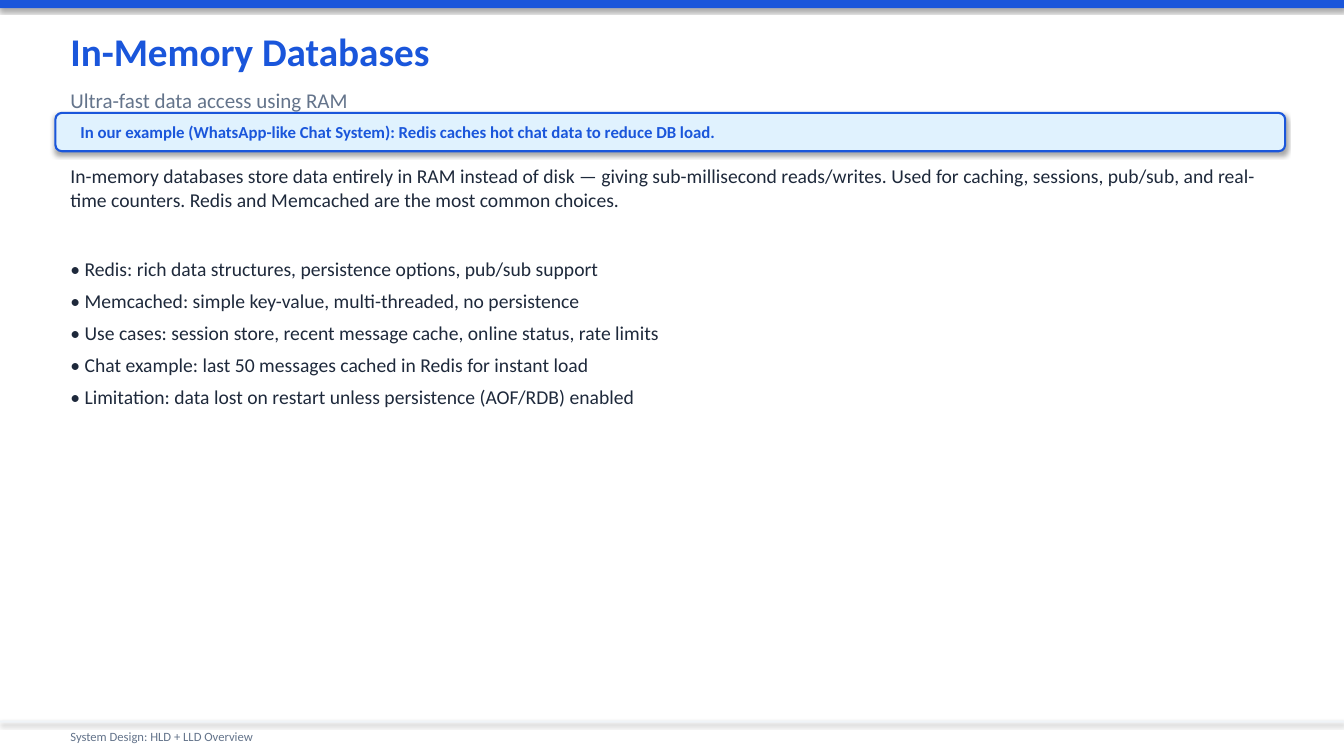
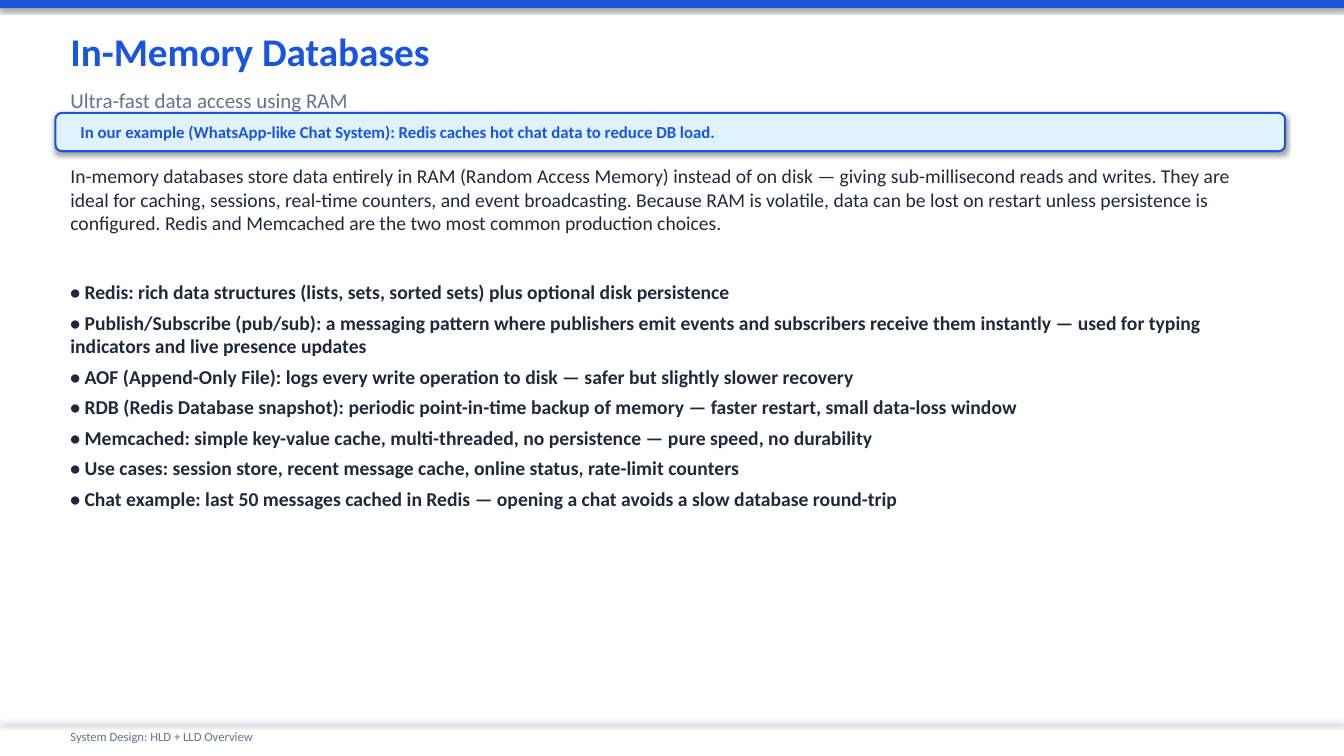
Before and after one commit to sniper1611/mainwebsite, a slide deck: slide 16 of System_Design_Presentation.pptx (slide 14 before the commit). Drawn at 1344x756 pixels with LibreOffice and Linux fonts; fonts in the diff are those of the drawing. Boxes give left, top, right and bottom in pixels: in the first picture for what was removed or moved away, otherwise in the second. Text is boxed around its words. In the diff, an @@ line names an element or a change of style, - is before the commit and + after.

```diff
--- a/System_Design_Presentation.pptx
+++ b/System_Design_Presentation.pptx
@@ text at <box>70,169,1230,234</box>: text changed @@
-In-memory databases store data entirely in RAM instead of disk — giving sub-millisecond reads/writes. Used for caching, sessions, pub/sub, and real-time counters. Redis and Memcached are the most common choices.
+In-memory databases store data entirely in RAM (Random Access Memory) instead of on disk — giving sub-millisecond reads and writes. They are ideal for caching, sessions, real-time counters, and event broadcasting. Because RAM is volatile, data can be lost on restart unless persistence is configured. Redis and Memcached are the two most common production choices.
@@ text at <box>70,284,1200,510</box>: text changed; bold on @@
-• Redis: rich data structures, persistence options, pub/sub support
-• Memcached: simple key-value, multi-threaded, no persistence
-• Use cases: session store, recent message cache, online status, rate limits
-• Chat example: last 50 messages cached in Redis for instant load
-• Limitation: data lost on restart unless persistence (AOF/RDB) enabled
+• Redis: rich data structures (lists, sets, sorted sets) plus optional disk persistence
+• Publish/Subscribe (pub/sub): a messaging pattern where publishers emit events and subscribers receive them instantly — used for typing indicators and live presence updates
+• AOF (Append-Only File): logs every write operation to disk — safer but slightly slower recovery
+• RDB (Redis Database snapshot): periodic point-in-time backup of memory — faster restart, small data-loss window
+• Memcached: simple key-value cache, multi-threaded, no persistence — pure speed, no durability
+• Use cases: session store, recent message cache, online status, rate-limit counters
+• Chat example: last 50 messages cached in Redis — opening a chat avoids a slow database round-trip
```
Also in this commit, not shown: 53 other slides changed, 5 slides added, 2 slides removed.
